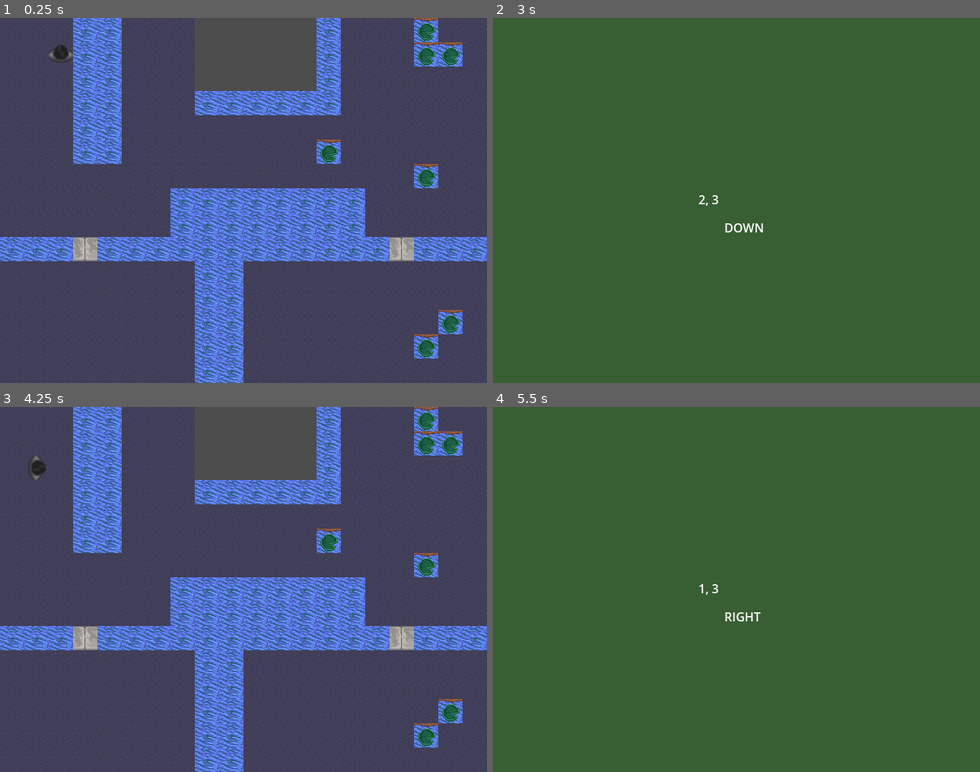
Above: before the commit, frames 1-4 (two rows, left to right).
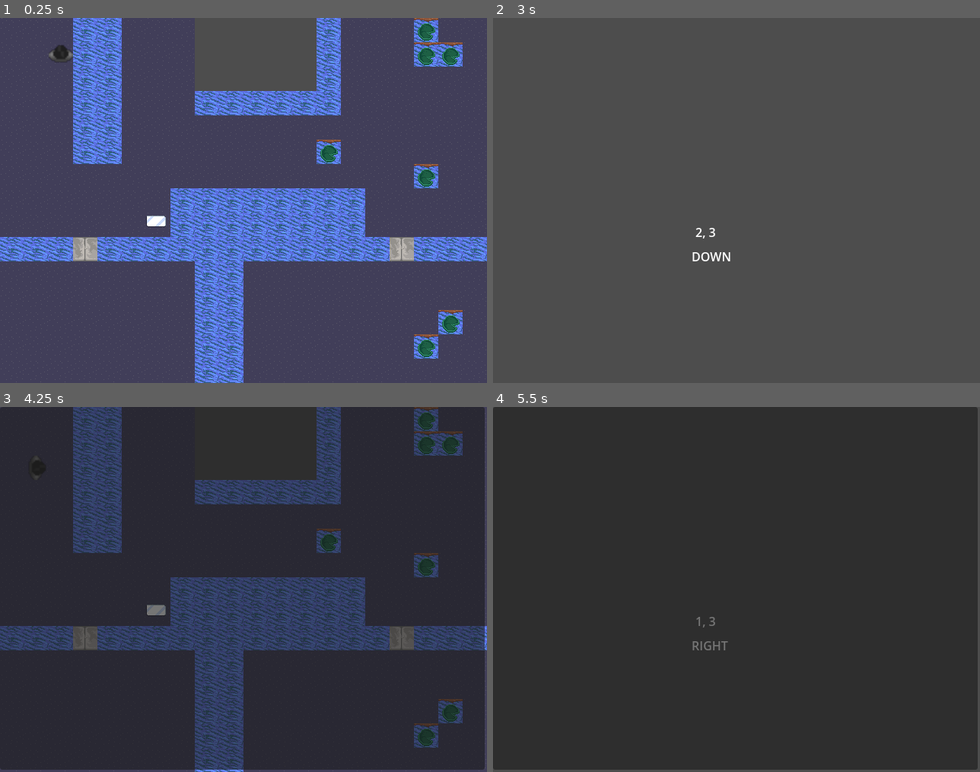
Above: after the commit, the same moments.

Repository: Davidwallacesadler/after_the_end
Game: Godot game, scene res://scenes/main.tscn
Two runs of this game, one before a commit and one after it. Both use one fixed random seed, a clock stepped at 60 frames per second and the inputs below.
Inputs:
- Up to frame 1 (0.25 s): no input
- Up to frame 2 (3 s): tap Enter at 0.5, 2 s; hold D (move_right) 0.53-1.28 s; tap E (interact, bound only after the commit) at 0.6, 1.55, 2.1, 2.85 s; tap Space (toggle_player_pov) at 1.25, 1.35, 2.75 s; hold S (move_down) 1.28-2.03 s; hold D (move_right) 2.03-2.78 s; hold W (move_up) from 2.78 s (still down)
- Up to frame 3 (4.25 s): tap Enter at 3.5 s; release W (move_up) at 3.53 s; hold A (move_left) from 3.53 s (still down); tap Space (toggle_player_pov) at 3.6 s; tap E (interact, bound only after the commit) at 3.8 s; tap I (open_inventory, bound only after the commit) at 4.15 s
- Up to frame 4 (5.5 s): tap E (interact, bound only after the commit) at 4.35, 5.1 s; tap Space (toggle_player_pov) at 5 s; release A (move_left) at 5.03 s; hold S (move_down) from 5.03 s (still down)

The runs differ from the first frame. In frame 1, 0.1% of the frame differs, in the area x 30-35%, y 54-58%; in frame 2, 100%; in frame 3, 99%; in frame 4, 100%, in the area x 0-100%, y 0-100%.

Commit message:
Add first interactable item and basic inventory

Diff:
--- a/project.godot
+++ b/project.godot
@@ -18,6 +18,7 @@
 [autoload]
 
 GameEvents="*res://scripts/game_events.gd"
+GameObjects="*res://scripts/game_objects.gd"
 
 [display]
 
@@ -56,6 +57,16 @@
 "events": [Object(InputEventKey,"resource_local_to_scene":false,"resource_name":"","device":-1,"window_id":0,"alt_pressed":false,"shift_pressed":false,"ctrl_pressed":false,"meta_pressed":false,"pressed":false,"keycode":0,"physical_keycode":32,"key_label":0,"unicode":32,"echo":false,"script":null)
 ]
 }
+interact={
+"deadzone": 0.5,
+"events": [Object(InputEventKey,"resource_local_to_scene":false,"resource_name":"","device":-1,"window_id":0,"alt_pressed":false,"shift_pressed":false,"ctrl_pressed":false,"meta_pressed":false,"pressed":false,"keycode":0,"physical_keycode":69,"key_label":0,"unicode":101,"echo":false,"script":null)
+]
+}
+open_inventory={
+"deadzone": 0.5,
+"events": [Object(InputEventKey,"resource_local_to_scene":false,"resource_name":"","device":-1,"window_id":0,"alt_pressed":false,"shift_pressed":false,"ctrl_pressed":false,"meta_pressed":false,"pressed":false,"keycode":0,"physical_keycode":73,"key_label":0,"unicode":105,"echo":false,"script":null)
+]
+}
 
 [layer_names]
 
--- /dev/null
+++ b/resources/sticky_note.tres
@@ -0,0 +1,16 @@
+[gd_resource type="Resource" script_class="InteractableData" load_steps=5 format=3 uid="uid://dubdoex3doyrj"]
+
+[ext_resource type="Texture2D" uid="uid://crs7llshlp5nq" path="res://assets/post_it_close.png" id="1_6igc8"]
+[ext_resource type="Script" path="res://scripts/interactable_data.gd" id="1_f1sed"]
+[ext_resource type="Texture2D" uid="uid://b3lhleafjnkys" path="res://assets/shiny_thing.png" id="2_ravfg"]
+[ext_resource type="AudioStream" uid="uid://42hof7ttsg0u" path="res://assets/paper_pickup.wav" id="3_yjwli"]
+
+[resource]
+script = ExtResource("1_f1sed")
+name = "Sticky Note"
+image = ExtResource("2_ravfg")
+close_up_image = ExtResource("1_6igc8")
+image_description = "A bright blue sticky note with \"6 x 9\" written with colored pencil."
+characterization_text = "What the hell?"
+interaction_sound = ExtResource("3_yjwli")
+object_type = 2
--- /dev/null
+++ b/scenes/inventory.tscn
@@ -0,0 +1,11 @@
+[gd_scene load_steps=2 format=3 uid="uid://ceiv6cygl7xi2"]
+
+[ext_resource type="Script" path="res://scripts/inventory.gd" id="1_kq855"]
+
+[node name="inventory" type="Node2D"]
+script = ExtResource("1_kq855")
+
+[node name="ItemList" type="ItemList" parent="."]
+unique_name_in_owner = true
+offset_right = 637.0
+offset_bottom = 477.0
--- a/scenes/main.tscn
+++ b/scenes/main.tscn
@@ -1,9 +1,12 @@
-[gd_scene load_steps=7 format=3 uid="uid://djsko7qua1fu2"]
+[gd_scene load_steps=10 format=3 uid="uid://djsko7qua1fu2"]
 
 [ext_resource type="Script" path="res://scripts/main.gd" id="1_umndl"]
 [ext_resource type="PackedScene" uid="uid://cq52fr3k1fbo0" path="res://scenes/player.tscn" id="1_upucr"]
 [ext_resource type="Texture2D" uid="uid://cr31n838knt4f" path="res://assets/enviorment_tilemap.png" id="2_p3ao8"]
 [ext_resource type="PackedScene" uid="uid://bp2u6xhjxowjt" path="res://scenes/player_pov.tscn" id="4_oo7yf"]
+[ext_resource type="PackedScene" uid="uid://hglqfqer0bkk" path="res://scenes/top_down_object.tscn" id="5_e55dm"]
+[ext_resource type="Resource" uid="uid://dubdoex3doyrj" path="res://resources/sticky_note.tres" id="6_7k0xp"]
+[ext_resource type="PackedScene" uid="uid://ceiv6cygl7xi2" path="res://scenes/inventory.tscn" id="7_xrnbq"]
 
 [sub_resource type="TileSetAtlasSource" id="TileSetAtlasSource_m3sx1"]
 resource_name = "World"
@@ -69,16 +72,30 @@
 [node name="Main" type="Node2D"]
 script = ExtResource("1_umndl")
 
-[node name="WorldTileMap" type="TileMap" parent="."]
+[node name="World" type="Node2D" parent="."]
+unique_name_in_owner = true
+
+[node name="WorldTileMap" type="TileMap" parent="World"]
 unique_name_in_owner = true
 tile_set = SubResource("TileSet_1tmve")
 cell_quadrant_size = 32
 format = 2
 layer_0/tile_data = PackedInt32Array(0, 131072, 0, 1, 131072, 0, 65536, 131072, 0, 65537, 131072, 0, 131073, 131072, 0, …(6478 unchanged characters)…
 
-[node name="Player" parent="." instance=ExtResource("1_upucr")]
+[node name="Player" parent="World" instance=ExtResource("1_upucr")]
 unique_name_in_owner = true
+
+[node name="top_down_object" parent="World" instance=ExtResource("5_e55dm")]
+position = Vector2(205, 268)
+interactable_data = ExtResource("6_7k0xp")
 
 [node name="PlayerPov" parent="." instance=ExtResource("4_oo7yf")]
 unique_name_in_owner = true
 visible = false
+
+[node name="Inventory" parent="." instance=ExtResource("7_xrnbq")]
+unique_name_in_owner = true
+visible = false
+
+[node name="MainAudioPlayer" type="AudioStreamPlayer" parent="."]
+unique_name_in_owner = true
--- a/scenes/player_pov.tscn
+++ b/scenes/player_pov.tscn
@@ -5,25 +5,36 @@
 [node name="player_pov" type="Node2D"]
 script = ExtResource("1_r5uhp")
 
-[node name="ColorRect" type="ColorRect" parent="."]
-offset_right = 642.0
+[node name="TextureRect" type="TextureRect" parent="."]
+unique_name_in_owner = true
+offset_right = 640.0
 offset_bottom = 481.0
-color = Color(0.219608, 0.368627, 0.2, 1)
 
 [node name="Label" type="Label" parent="."]
 unique_name_in_owner = true
-offset_left = 270.0
-offset_top = 227.0
-offset_right = 374.0
-offset_bottom = 253.0
+offset_left = 228.0
+offset_top = 270.0
+offset_right = 332.0
+offset_bottom = 296.0
 text = "hihihhihihhih
 "
+horizontal_alignment = 1
 
 [node name="Label2" type="Label" parent="."]
 unique_name_in_owner = true
-offset_left = 304.0
-offset_top = 264.0
-offset_right = 344.0
-offset_bottom = 287.0
+offset_left = 261.0
+offset_top = 302.0
+offset_right = 301.0
+offset_bottom = 328.0
 text = "2
 "
+horizontal_alignment = 1
+
+[node name="Button" type="Button" parent="."]
+unique_name_in_owner = true
+visible = false
+offset_left = 236.0
+offset_top = 420.0
+offset_right = 332.0
+offset_bottom = 451.0
+text = "Ok"
--- /dev/null
+++ b/scenes/top_down_object.tscn
@@ -0,0 +1,18 @@
+[gd_scene load_steps=3 format=3 uid="uid://hglqfqer0bkk"]
+
+[ext_resource type="Script" path="res://scripts/top_down_object.gd" id="1_6my1h"]
+
+[sub_resource type="RectangleShape2D" id="RectangleShape2D_2uyrm"]
+
+[node name="top_down_object" type="Node2D"]
+script = ExtResource("1_6my1h")
+
+[node name="MainSprite" type="Sprite2D" parent="."]
+unique_name_in_owner = true
+
+[node name="InteractionArea" type="Area2D" parent="."]
+unique_name_in_owner = true
+collision_layer = 2
+
+[node name="InteractionAreaShape" type="CollisionShape2D" parent="InteractionArea"]
+shape = SubResource("RectangleShape2D_2uyrm")
--- a/scripts/game_events.gd
+++ b/scripts/game_events.gd
@@ -5,3 +5,5 @@
 # ////////////////////
 signal player_moved(direction: Vector2)
 signal player_turned(direction: Vector2)
+signal player_interacted(data: InteractableData)
+signal player_picked_up_object()
--- /dev/null
+++ b/scripts/game_objects.gd
@@ -0,0 +1,5 @@
+extends Node
+
+enum ObjectType {
+	CONSUMABLE, KEY, JOURNAL
+}
--- /dev/null
+++ b/scripts/interactable_data.gd
@@ -0,0 +1,9 @@
+class_name InteractableData extends Resource
+
+@export var name: String
+@export var image: Texture
+@export var close_up_image: Texture
+@export var image_description: String
+@export var characterization_text: String
+@export var interaction_sound: AudioStream
+@export var object_type: GameObjects.ObjectType
--- /dev/null
+++ b/scripts/inventory.gd
@@ -0,0 +1,40 @@
+extends Node2D
+
+# ////////////////////
+# Private Variables
+# ////////////////////
+var _item_list: Array = []
+var _match_count: int = 0
+var _fuel_count: int = 0
+
+var _inventory_items: Array:
+	get:
+		return _item_list
+	set(value):
+		_item_list = value
+		_update_item_list_ui()
+
+var _current_item_to_add: InteractableData
+
+# ////////////////////
+# Virtual Functions
+# ////////////////////
+func _ready():
+	GameEvents.player_interacted.connect(_on_player_interacted)
+	GameEvents.player_picked_up_object.connect(_on_player_picked_up_object)
+
+# ////////////////////
+# Private Functions
+# ////////////////////
+func _on_player_interacted(data: InteractableData) -> void:
+	_current_item_to_add = data
+
+func _on_player_picked_up_object() -> void:
+	# TODO: Check inventory type and add to the appropriate list -- just update count of items
+	_inventory_items = _inventory_items + [_current_item_to_add]
+	_current_item_to_add = null
+
+func _update_item_list_ui() -> void:
+	%ItemList.clear()
+	for item in _item_list:
+		%ItemList.add_item(item.name)
--- a/scripts/main.gd
+++ b/scripts/main.gd
@@ -1,5 +1,4 @@
 extends Node2D
-
 
 # ////////////////////
 # Export Variables
@@ -26,9 +25,12 @@
 	%Player.position = player_start_position
 	%PlayerPov.current_tile_position = player_start_position_in_tiles
 
+	GameEvents.player_interacted.connect(_on_player_interacted)
+
 
 func _process(delta):
 	_check_and_handle_pov_button_pressed()
+	_check_and_handle_open_inventory_pressed()
 
 
 # ////////////////////
@@ -40,8 +42,18 @@
 		_update_scene_visiblities()
 
 
+func _check_and_handle_open_inventory_pressed() -> void:
+	if Input.is_action_just_pressed("open_inventory"):
+		%Inventory.visible = not %Inventory.visible
+
 func _update_scene_visiblities() -> void:
-	%WorldTileMap.visible = not _is_showing_player_pov
-	%Player.visible = not _is_showing_player_pov
+	%World.visible = not _is_showing_player_pov
+	%PlayerPov.visible = _is_showing_player_pov
 
-	%PlayerPov.visible = _is_showing_player_pov
+
+func _on_player_interacted(data: InteractableData) -> void:
+	_is_showing_player_pov = true
+	_update_scene_visiblities()
+
+	%MainAudioPlayer.stream = data.interaction_sound
+	%MainAudioPlayer.play()
--- a/scripts/player.gd
+++ b/scripts/player.gd
@@ -14,12 +14,14 @@
 var _is_rotating: bool = false
 var _can_move_forwards: bool = true
 var _can_move_backwards: bool = true
+var _can_rotate: bool = true
 
 # ////////////////////
 # Virtual Functions
 # ////////////////////
-func _process(_delta):
-	pass
+func _ready():
+	GameEvents.player_interacted.connect(_on_player_interacted)
+	GameEvents.player_picked_up_object.connect(_on_player_picked_up_object)
 
 
 func _unhandled_input(event):
@@ -61,6 +63,9 @@
 
 
 func _handle_left_right_turning(event: InputEvent) -> void:
+	if not _can_rotate:
+		return
+
 	var player_rotation_degrees: float = 0.0
 
 	if event.is_action_pressed("move_left"):
@@ -104,3 +109,15 @@
 func _check_collision_ray_casts() -> void:
 	_can_move_forwards = not %ForwardsCollisionRayCast.is_colliding()
 	_can_move_backwards = not %BackwardsCollisionRayCast.is_colliding()
+
+
+func _on_player_interacted(_data: InteractableData) -> void:
+	_can_move_backwards = false
+	_can_move_forwards = false
+	_can_rotate = false
+
+
+func _on_player_picked_up_object() -> void:
+	_can_move_backwards = true
+	_can_move_forwards = true
+	_can_rotate = true
--- a/scripts/player_pov.gd
+++ b/scripts/player_pov.gd
@@ -6,31 +6,40 @@
 @export var current_tile_position: Vector2 = Vector2.ZERO
 @export var current_player_face_direction: Vector2 = Vector2.UP
 
+
+# ////////////////////
+# Private Variables
+# ////////////////////
+var _is_showing_interactable_data: bool = false
+
 # ////////////////////
 # Virtual Functions
 # ////////////////////
 func _ready():
+	%Button.pressed.connect(_on_okay_button_pressed)
+
 	GameEvents.player_moved.connect(_on_player_moved)
 	GameEvents.player_turned.connect(_on_player_turned)
-
+	GameEvents.player_interacted.connect(_on_player_interacted)
 
 func _process(delta):
-	var format_string = "%s, %s"
-	var actual_string = format_string % [current_tile_position.x, current_tile_position.y]
+	if not _is_showing_interactable_data:
+		var format_string = "%s, %s"
+		var actual_string = format_string % [current_tile_position.x, current_tile_position.y]
 
-	%Label.text = actual_string
+		%Label.text = actual_string
 
-	var direction_text = ""
-	if current_player_face_direction == Vector2.UP:
-		direction_text = "UP"
-	elif current_player_face_direction == Vector2.LEFT:
-		direction_text = "LEFT"
-	elif current_player_face_direction == Vector2.DOWN:
-		direction_text = "DOWN"
-	else:
-		direction_text = "RIGHT"
+		var direction_text = ""
+		if current_player_face_direction == Vector2.UP:
+			direction_text = "UP"
+		elif current_player_face_direction == Vector2.LEFT:
+			direction_text = "LEFT"
+		elif current_player_face_direction == Vector2.DOWN:
+			direction_text = "DOWN"
+		else:
+			direction_text = "RIGHT"
 
-	%Label2.text = direction_text
+		%Label2.text = direction_text
 
 
 # ////////////////////
@@ -42,3 +51,18 @@
 
 func _on_player_turned(face_direction: Vector2) -> void:
 	current_player_face_direction = face_direction
+
+
+func _on_player_interacted(data: InteractableData) -> void:
+	%TextureRect.texture = data.close_up_image
+	%Label.text = data.image_description
+	%Label2.text = data.characterization_text
+	%Button.visible = true
+	_is_showing_interactable_data = true
+
+func _on_okay_button_pressed() -> void:
+	GameEvents.player_picked_up_object.emit()
+
+	%TextureRect.texture = null
+	%Button.visible = false
+	_is_showing_interactable_data = false
--- /dev/null
+++ b/scripts/top_down_object.gd
@@ -0,0 +1,40 @@
+extends Node2D
+
+# ////////////////////
+# Exports
+# ////////////////////
+@export var interactable_data: InteractableData
+
+# ////////////////////
+# Private Variables
+# ////////////////////
+var _has_area_entered_interaction_area: bool = false
+
+# ////////////////////
+# Virtual Functions
+# ////////////////////
+func _ready():
+	%MainSprite.texture = interactable_data.image
+	%InteractionArea.area_entered.connect(_on_area_entered_interaction_area)
+	%InteractionArea.area_exited.connect(_on_area_exited_interaction_area)
+	GameEvents.player_picked_up_object.connect(_on_player_picked_up_object)
+
+
+func _process(delta):
+	if Input.is_action_just_pressed("interact") and _has_area_entered_interaction_area:
+		GameEvents.player_interacted.emit(interactable_data)
+
+# ////////////////////
+# Private Functions
+# ////////////////////
+func _on_area_entered_interaction_area(body: Node2D) -> void:
+	_has_area_entered_interaction_area = true
+
+
+func _on_area_exited_interaction_area(body: Node2D) -> void:
+	_has_area_entered_interaction_area = false
+
+
+func _on_player_picked_up_object() -> void:
+	if _has_area_entered_interaction_area:
+		queue_free()
Not shown, added: assets/paper_pickup.wav.import
Binary file added: assets/post_it.png
Not shown, added: assets/post_it.png.import
Binary file added: assets/post_it_close.png
Not shown, added: assets/post_it_close.png.import
Binary file added: assets/shiny_thing.png
Not shown, added: assets/shiny_thing.png.import
Not shown, added: assets/paper_pickup.wav
